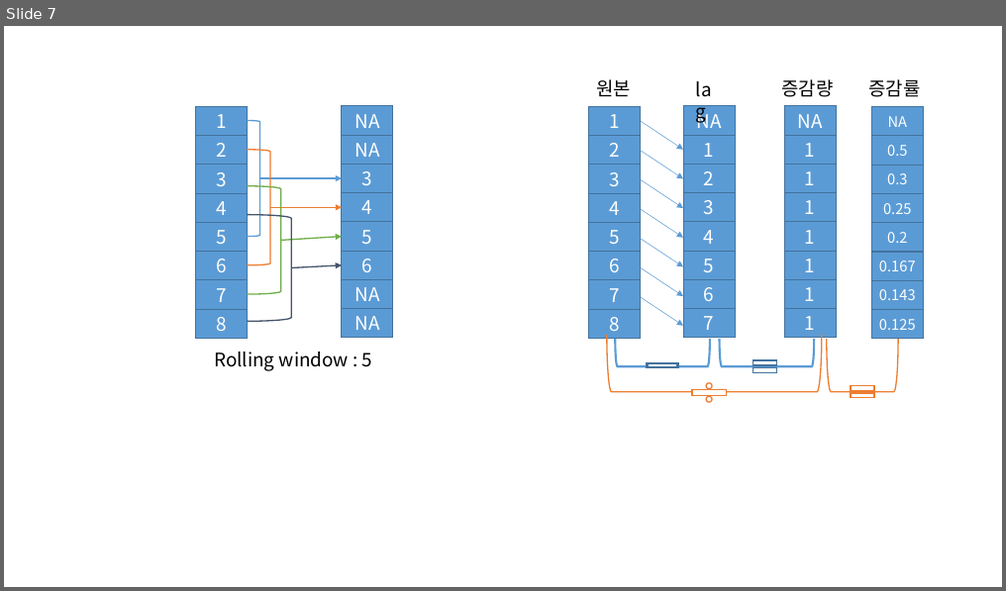
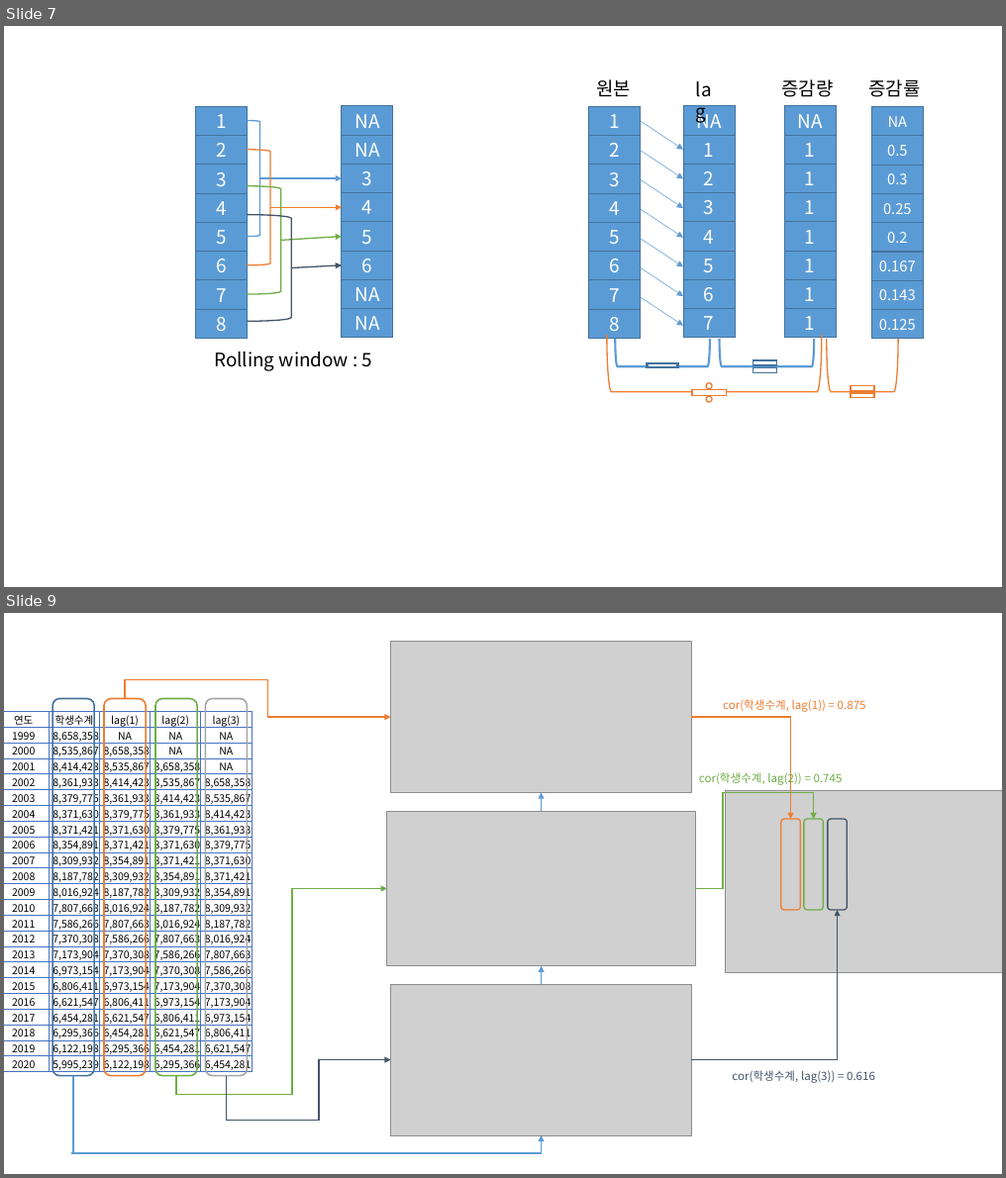
Before and after one commit to 2stndard/concept-of-time-series, a slide deck: 프레젠테이션1.pptx. Shown one above the other, each under a label of ours: slide 7 before the commit, slides 7 and 9 after it; the slides between them are not shown. The pictures are 1006x591 and 1006x1178 pixels, drawn with LibreOffice and Linux fonts; fonts in the diff are those of the drawing; grey boxes stand for pictures. Boxes give left, top, right and bottom in pixels: in the first picture for what was removed or moved away, otherwise in the second. Text is boxed around its words. In the diff, an @@ line names an element or a change of style, - is before the commit and + after.

```diff
--- a/프레젠테이션1.pptx
+++ b/프레젠테이션1.pptx
@@ slide 9 added at [4,613,1002,1174], background #FFFFFF @@
@@ picture added at [391,642,692,792] @@
@@ rounded rectangle added at [53,698,94,1075], outline #43739E 1.5 pt @@
@@ rounded rectangle added at [104,698,147,1075], outline #ED7D31 1.5 pt @@
@@ elbow arrow added from (126, 698) to (391, 717), #ED7D31 1.25 pt @@
@@ rounded rectangle added at [155,698,197,1075], outline #70AD47 1.5 pt @@
@@ rounded rectangle added at [205,698,248,1075], outline #A5A5A5 1.5 pt @@
@@ text added at [723,699,866,712], 11 pt, text #ED7D31 @@
+cor(학생수계, lag(1)) = 0.875
@@ table added at [4,712,252,1075], 23 rows, 5 columns @@
+연도 | 학생수계 | lag(1) | lag(2) | lag(3)
+1999 | 8,658,358 | NA | NA | NA
+2000 | 8,535,867 | 8,658,358 | NA | NA
+2001 | 8,414,423 | 8,535,867 | 8,658,358 | NA
+2002 | 8,361,933 | 8,414,423 | 8,535,867 | 8,658,358
+2003 | 8,379,775 | 8,361,933 | 8,414,423 | 8,535,867
+2004 | 8,371,630 | 8,379,775 | 8,361,933 | 8,414,423
+2005 | 8,371,421 | 8,371,630 | 8,379,775 | 8,361,933
+2006 | 8,354,891 | 8,371,421 | 8,371,630 | 8,379,775
+2007 | 8,309,932 | 8,354,891 | 8,371,421 | 8,371,630
+2008 | 8,187,782 | 8,309,932 | 8,354,891 | 8,371,421
+2009 | 8,016,924 | 8,187,782 | 8,309,932 | 8,354,891
+2010 | 7,807,663 | 8,016,924 | 8,187,782 | 8,309,932
+2011 | 7,586,266 | 7,807,663 | 8,016,924 | 8,187,782
+2012 | 7,370,308 | 7,586,266 | 7,807,663 | 8,016,924
+2013 | 7,173,904 | 7,370,308 | 7,586,266 | 7,807,663
+2014 | 6,973,154 | 7,173,904 | 7,370,308 | 7,586,266
+2015 | 6,806,411 | 6,973,154 | 7,173,904 | 7,370,308
+2016 | 6,621,547 | 6,806,411 | 6,973,154 | 7,173,904
+2017 | 6,454,281 | 6,621,547 | 6,806,411 | 6,973,154
+2018 | 6,295,366 | 6,454,281 | 6,621,547 | 6,806,411
+2019 | 6,122,198 | 6,295,366 | 6,454,281 | 6,621,547
+2020 | 5,995,239 | 6,122,198 | 6,295,366 | 6,454,281
@@ elbow arrow added from (692, 717) to (791, 819), #ED7D31 1.25 pt @@
@@ text added at [699,770,843,786], 11 pt, text #70AD47 @@
+cor(학생수계, lag(2)) = 0.745
@@ picture added at [725,790,1002,973] @@
@@ elbow arrow added from (71, 1154) to (542, 792), #5B9BD5 1.25 pt @@
@@ picture added at [387,811,696,966] @@
@@ elbow arrow added from (696, 888) to (814, 819), #70AD47 1.25 pt @@
@@ rounded rectangle added at [781,819,801,910], outline #ED7D31 1.25 pt @@
@@ rounded rectangle added at [804,819,824,910], outline #70AD47 1.25 pt @@
@@ rounded rectangle added at [828,819,846,910], outline #44546A 1.25 pt @@
@@ elbow arrow added from (176, 1076) to (387, 888), #70AD47 1.25 pt @@
@@ elbow arrow added from (692, 1059) to (838, 910), #44546A 1.25 pt @@
@@ elbow arrow added from (73, 1076) to (542, 966), #5B9BD5 1.25 pt @@
@@ picture added at [391,984,692,1136] @@
@@ elbow arrow added from (73, 1076) to (542, 1136), #5B9BD5 1.25 pt @@
@@ elbow arrow added from (227, 1076) to (391, 1059), #44546A 1.25 pt @@
@@ text added at [732,1070,875,1083], 11 pt, text #44546A @@
+cor(학생수계, lag(3)) = 0.616
```
Also in this commit, not shown: 1 other slide added, 41 other files.
